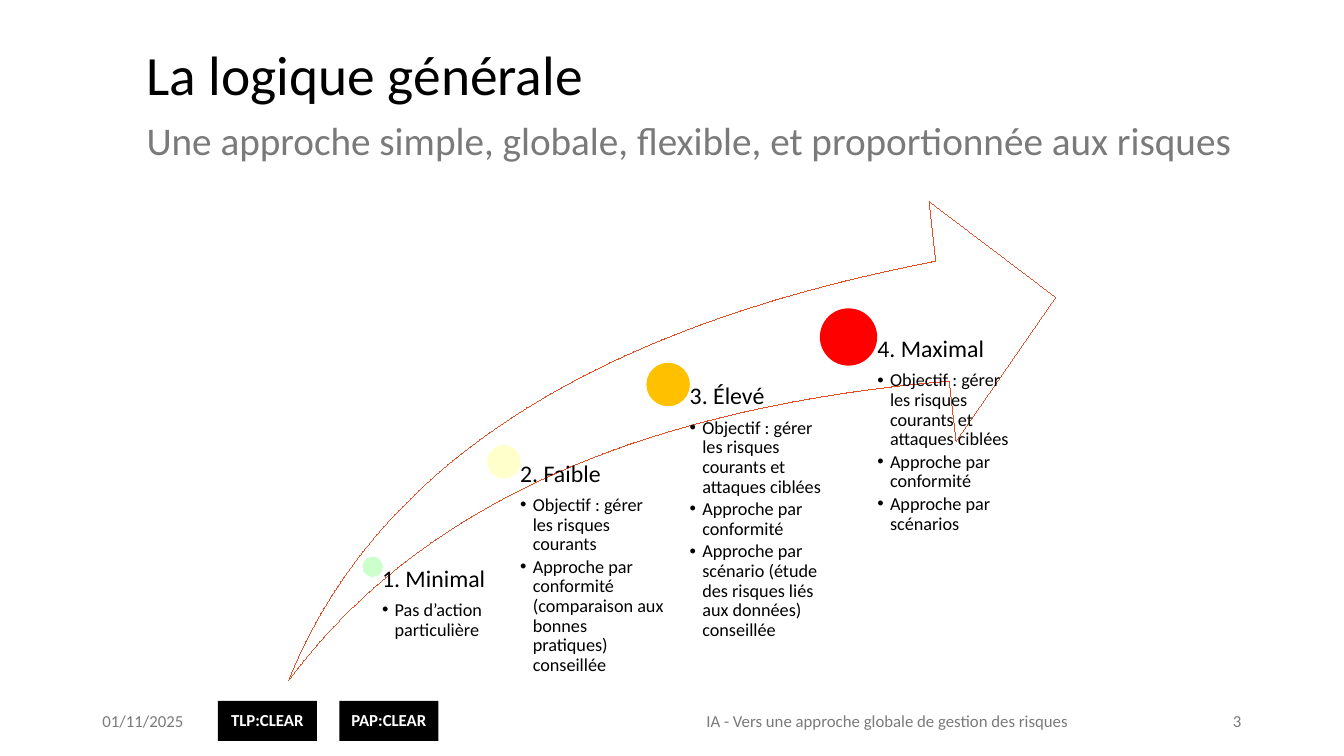
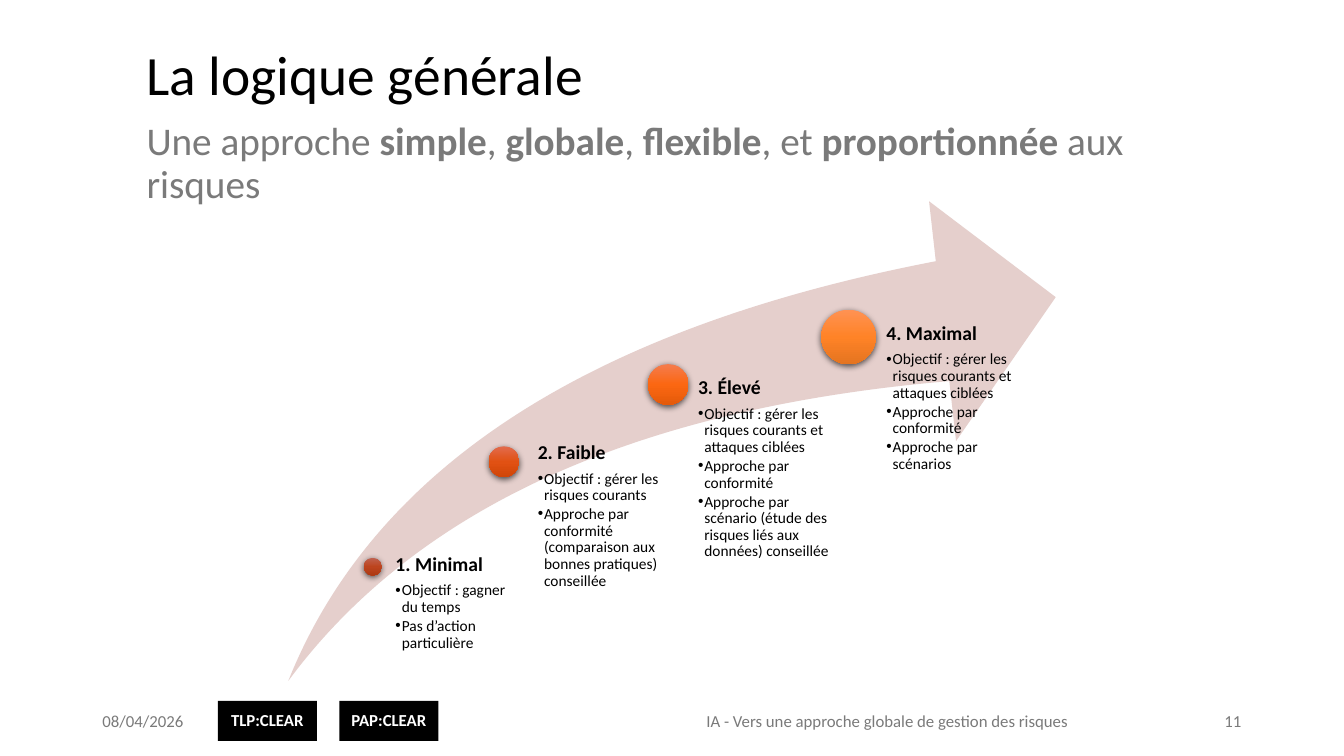
Before and after one commit to matthieu-grall/ai, a slide deck: slide 11 of fr/IA - Gestion des risques - Présentation.pptx (slide 3 before the commit). Drawn at 1344x756 pixels with LibreOffice and Linux fonts; fonts in the diff are those of the drawing; background and template pictures are left out. Boxes give left, top, right and bottom in pixels: in the first picture for what was removed or moved away, otherwise in the second. Text is boxed around its words. In the diff, an @@ line names an element or a change of style, - is before the commit and + after.

```diff
--- a/fr/IA - Gestion des risques - Présentation.pptx
+++ b/fr/IA - Gestion des risques - Présentation.pptx
@@ text "Une approche simple, globale, flexible, ..." at (147,127,1123,205): bold on in "simple, globale, flexible, proportionnée" @@
@@ swoosh arrow at (288,202,1056,682): fill none to #E5D0CD; outline #E84C22 0.75 pt to none @@
@@ ellipse at (822,310,876,364): fill #FF0000 to gradient #FF9254 to #FF8427 to #E57520; outline #FF0000 2 pt to none; shadow on @@
@@ text "4. Maximal": place and size @@
-text "4. Maximal" at (877,340,1009,530)
+text "4. Maximal" at (886,326,1012,469)
@@ text "4. Maximal" at (886,326,1012,469): size 17 to 14 pt, bold on in "4. Maximal"; size 13 to 11 pt; less space between paragraphs; indent changed @@
@@ ellipse at (648,364,689,404): fill #FFC000 to gradient #F57D4F to #FC6812 to #E55B0A; outline #FFC000 2 pt to none; shadow on @@
@@ text "3. Élevé": place and size @@
-text "3. Élevé" at (690,384,821,636)
+text "3. Élevé" at (698,378,828,558)
@@ text "3. Élevé" at (698,378,828,558): size 17 to 14 pt, bold on in "3. Élevé"; size 13 to 11 pt; less space between paragraphs; indent changed @@
@@ ellipse at (489,447,519,477): fill #FFFFCC to gradient #E26C4E to #E25213 to #D14608; outline #FFFFCC 2 pt to none; shadow on @@
@@ text "2. Faible": place and size @@
-text "2. Faible" at (520,462,663,671)
+text "2. Faible" at (538,445,658,586)
@@ text "2. Faible" at (538,445,658,586): size 17 to 14 pt, bold on in "2. Faible"; size 13 to 11 pt; less space between paragraphs; indent changed @@
@@ ellipse at (364,559,382,577): fill #CCFFCC to gradient #C16351 to #BD451F to #AF3A15; outline #CCFFCC 2 pt to none; shadow on @@
@@ text "1. Minimal": place and size @@
-text "1. Minimal" at (382,567,485,639)
+text "1. Minimal" at (395,557,505,651)
@@ text at (395,557,483,651): size 17 to 14 pt, bold on in "1. Minimal"; size 13 to 11 pt in "Pas d’action particulière"; less space between paragraphs; indent changed @@
@@ text at (395,584,505,615): paragraph added @@
+  • Objectif : gagner du temps
@@ text at (102,715,183,728): text changed @@
-01/11/2025
+08/04/2026
@@ page number at (1224,716,1241,727): text changed @@
-3
+11
```
Also in this commit, not shown: 11 other slides changed, 8 slides added, 1 other file.
